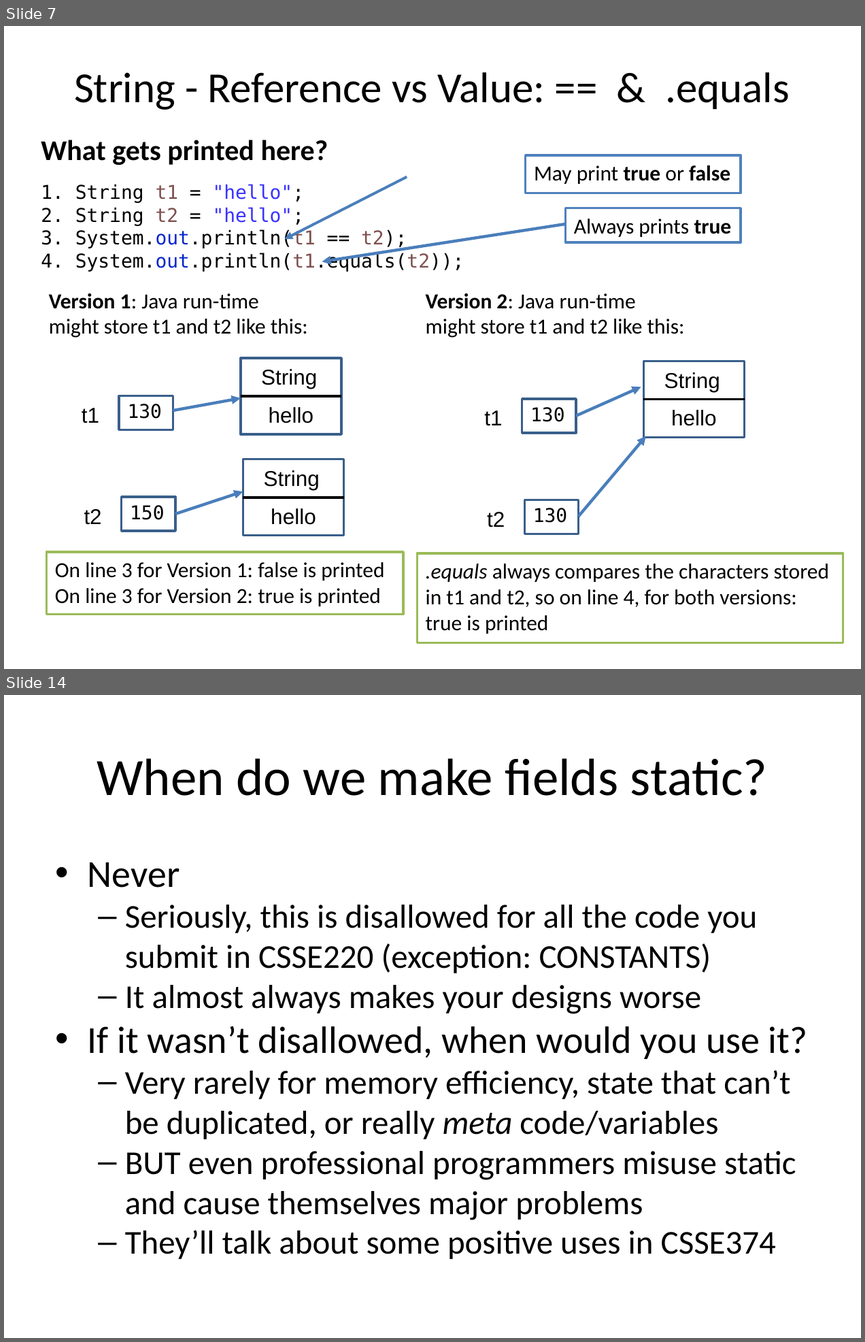
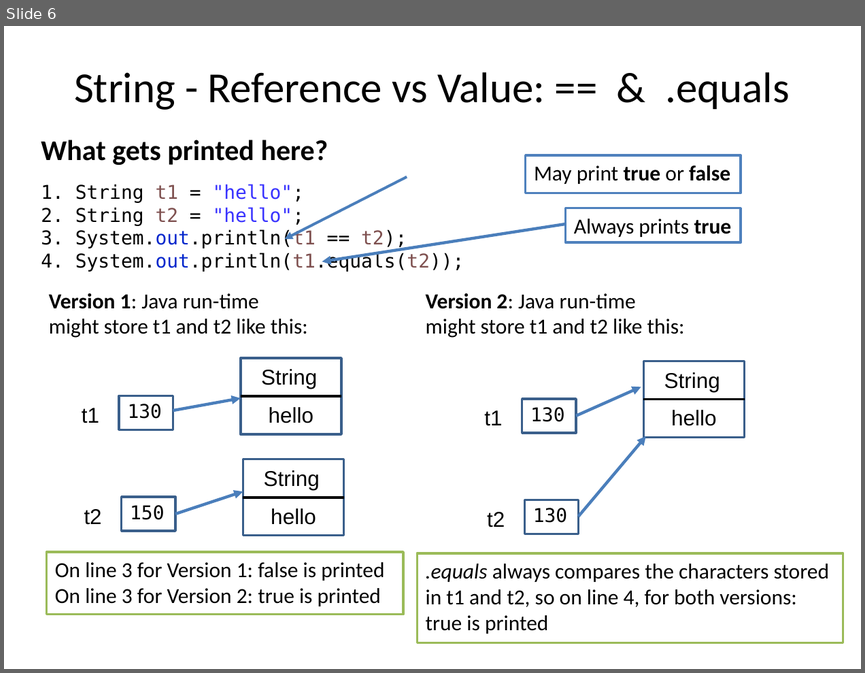
Before and after one commit to RHIT-CSSE/csse220, a slide deck: ClassMaterials/SimpleObjects/Slides/Part2-ObjectRefs.pptx. Shown one above the other, each under a label of ours: slides 7 and 14 before the commit, slide 6 after it; the slides between them are not shown. The pictures are 865x1342 and 865x673 pixels, drawn with LibreOffice and Linux fonts; fonts in the diff are those of the drawing. Boxes give left, top, right and bottom in pixels: in the first picture for what was removed or moved away, otherwise in the second. Text is boxed around its words. In the diff, an @@ line names an element or a change of style, - is before the commit and + after.

```diff
--- a/ClassMaterials/SimpleObjects/Slides/Part2-ObjectRefs.pptx
+++ b/ClassMaterials/SimpleObjects/Slides/Part2-ObjectRefs.pptx
@@ slide 14 removed at [4, 695, 861, 1338], background #FFFFFF @@
@@ text removed at [96, 758, 767, 796] @@
-When do we make fields static?
@@ text removed at [88, 862, 808, 1254] @@
-• Never
-  – Seriously, this is disallowed for all the code you submit in CSSE220 (exception: CONSTANTS)
-  – It almost always makes your designs worse
-• If it wasn’t disallowed, when would you use it?
-  – Very rarely for memory efficiency, state that can’t be duplicated, or really meta code/variables
-  – BUT even professional programmers misuse static and cause themselves major problems
-  – They’ll talk about some positive uses in CSSE374
@@ what was slide 7 is now slide 6 @@
```
Also in this commit, not shown: 1 slide changed, 14 other slides removed, 4 other files.
